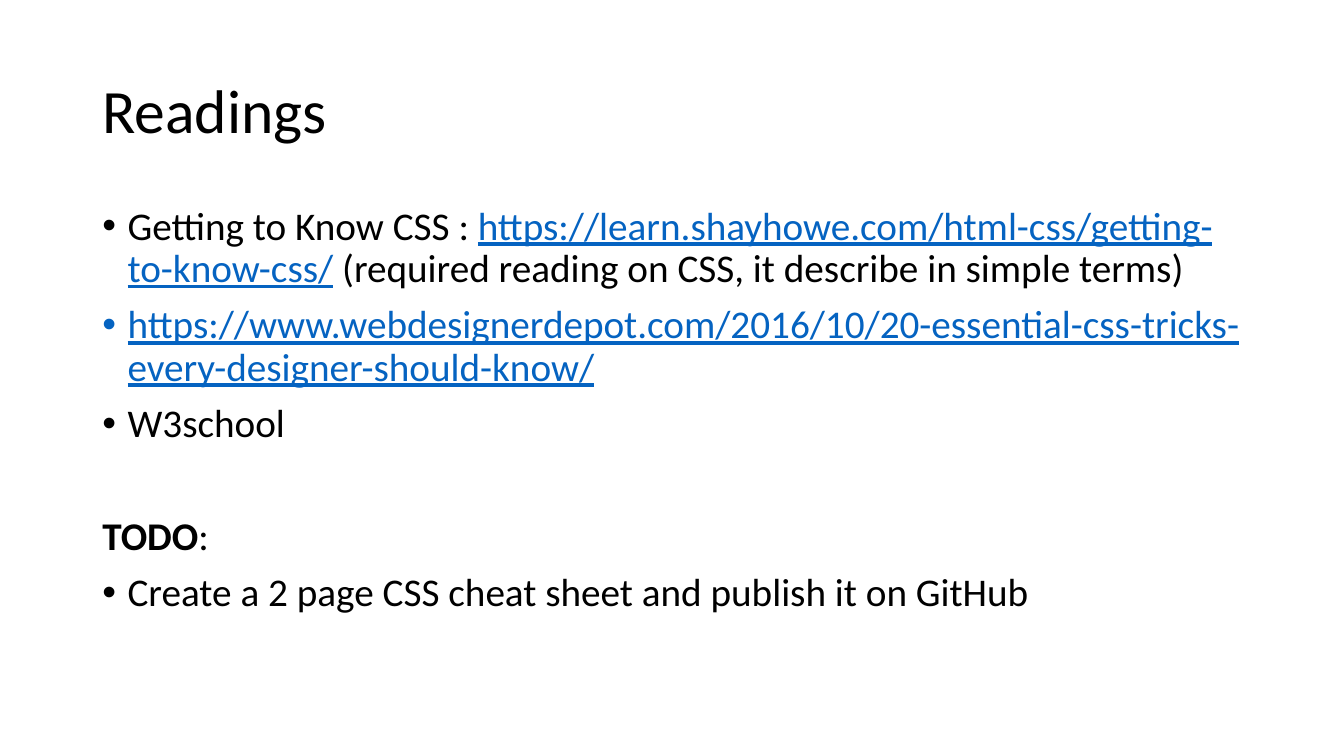
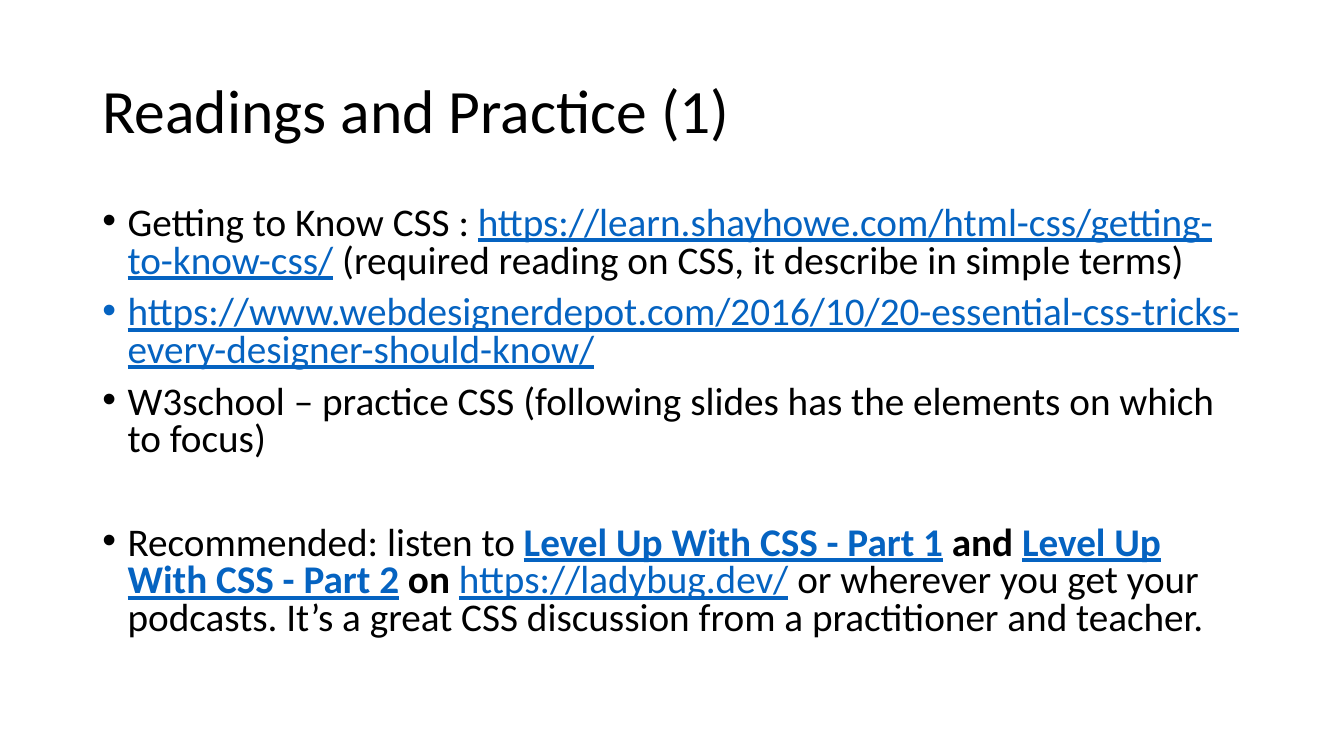
Before and after one commit to eugen8/GrandviewClass2019, a slide deck: slide 13 of Lesson4/Lesson 4.pptx. Drawn at 1344x756 pixels with LibreOffice and Linux fonts; fonts in the diff are those of the drawing. Boxes give left, top, right and bottom in pixels: in the first picture for what was removed or moved away, otherwise in the second. Text is boxed around its words. In the diff, an @@ line names an element or a change of style, - is before the commit and + after.

```diff
--- a/Lesson4/Lesson 4.pptx
+++ b/Lesson4/Lesson 4.pptx
@@ title at [102, 88, 729, 144]: text changed @@
-Readings
+Readings and Practice (1)
@@ text at [128, 208, 1239, 370]: line spacing 0.9 to 0.8 @@
@@ text at [128, 386, 1214, 638]: text changed @@
-• W3school
-TODO:
-• Create a 2 page CSS cheat sheet and publish it on GitHub
+• W3school – practice CSS (following slides has the elements on which to focus)
+• Recommended: listen to Level Up With CSS - Part 1 and Level Up With CSS - Part 2 on https://ladybug.dev/ or wherever you get your podcasts. It’s a great CSS discussion from a practitioner and teacher.
```
Also in this commit, not shown: 2 other slides changed, 2 slides added, 7 other files.
